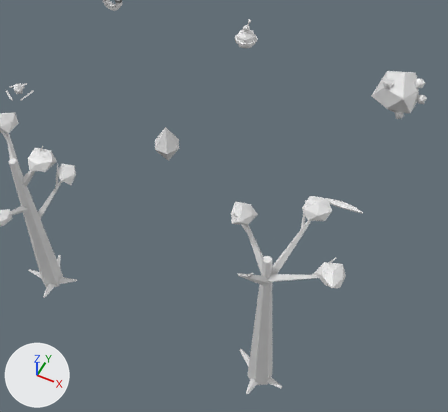
A saved change to the glTF model Assets/DuskSwarm/DuskSwarm.glb.
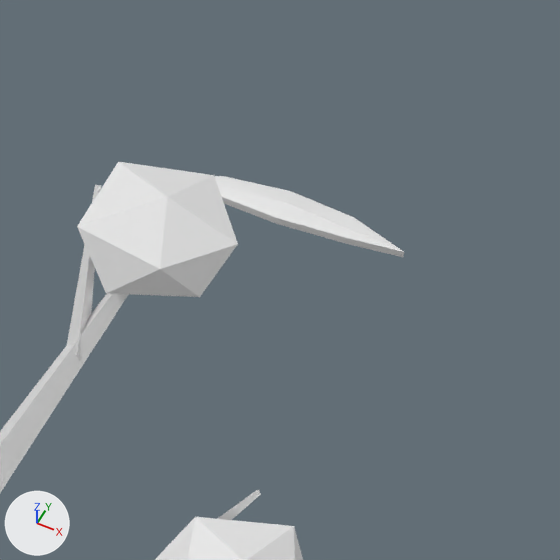
There are two pictures of each version: one from a camera (50 mm lens) standing at (29.56, -0.37, 9.15) and looking at (25.9, 6.97, -0.02), one close up on the part from 64% to 88% of the width and 40% to 66% of the height. Every picture has the same lights, and +X, +Y and +Z are marked at lower left. The last two pictures show the newer version. Where no turn or scale is listed for an object, it has been applied to the vertices. Vertices at exactly the same position are counted once.

Names of what the first close-up shows: 'Blade_Main', 'DeadTree1_Main'.
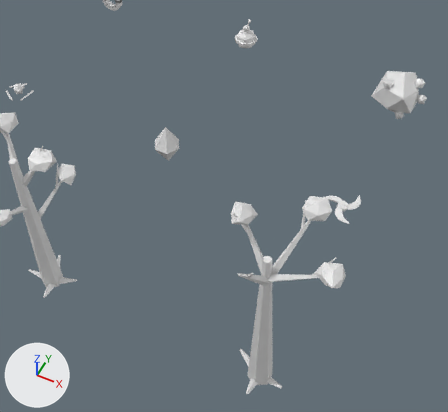
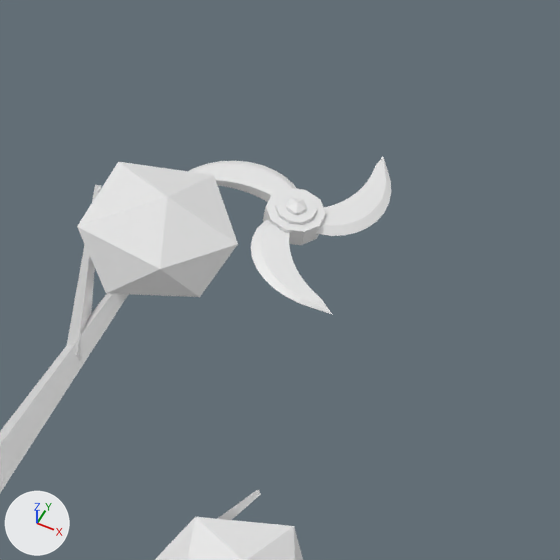
Commit message: Model Dusk Swarm's orbiting blades after their icon

Changed parts and their boxes [x1, y1, x2, y2] in the close-ups (560 x 560 px):
'Blade_Main', reshaped (7% wider, 94% taller)
    before: [214, 176, 404, 257]
    after: [188, 157, 391, 315]

The change, as a list of edits to the scene's bpy script:
```text
Change me_blade_main:
    used by ob_blade_main; location = (28.0, 8.0, 0.001)
    remove me_blade_main.from_pydata(...)  # 18 vertices, 32 faces; spans x -0.42..0.42, y -0.05..0.1, z -0.041..0.039
    add me_blade_main.from_pydata(...)  # 247 vertices, 466 faces; spans x -0.477..0.292, y -0.392..0.438, z -0.078..0.076
    me_blade_main part 1: the whole mesh is rebuilt
```
